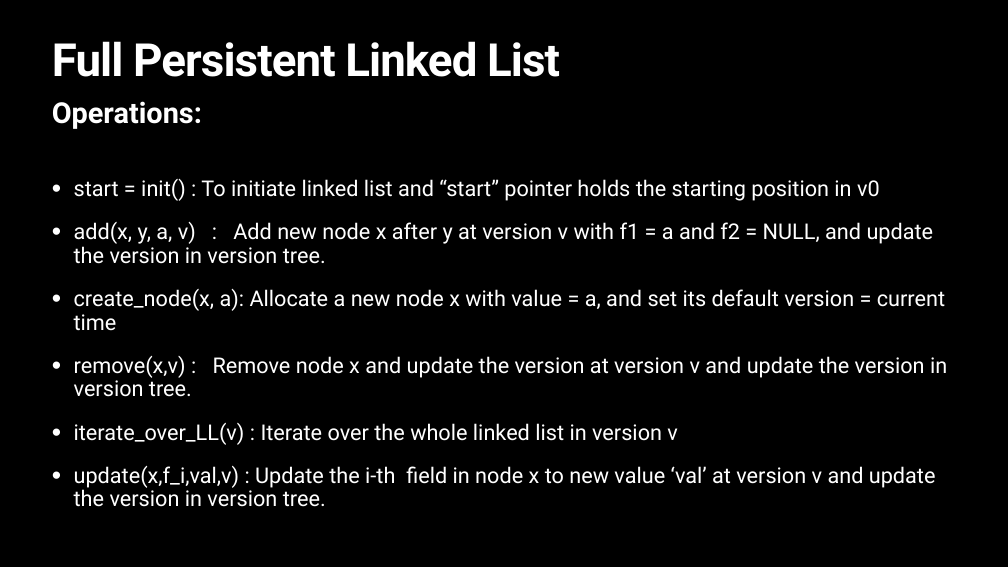
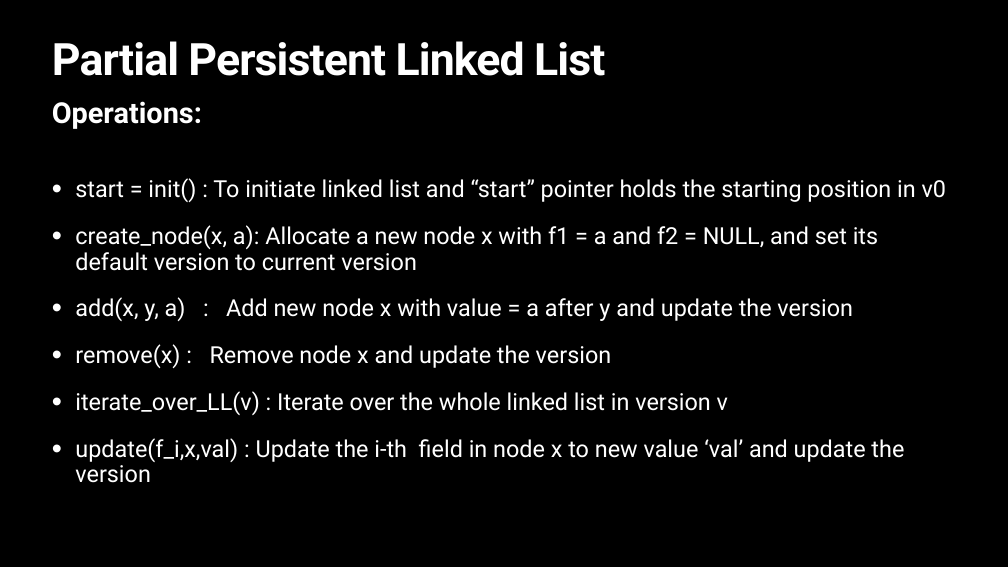
Before and after one commit to SirArthur7/PersistantDataStructure, a slide deck: slide 13 of Our_Presentation_slides/fullPersistentLL_pointerM.pptx (slide 2 before the commit). Drawn at 1008x567 pixels with LibreOffice and Linux fonts; fonts in the diff are those of the drawing. Boxes give left, top, right and bottom in pixels: in the first picture for what was removed or moved away, otherwise in the second. Text is boxed around its words. In the diff, an @@ line names an element or a change of style, - is before the commit and + after.

```diff
--- a/Our_Presentation_slides/fullPersistentLL_pointerM.pptx
+++ b/Our_Presentation_slides/fullPersistentLL_pointerM.pptx
@@ title at (52, 41, 605, 76): text changed; size 87 to 85 pt @@
-Full Persistent Linked List
+Partial Persistent Linked List
@@ text at (75, 178, 946, 415): size 41.3 to 44.6 pt in "start = init() : To initiate linked ...", "iterate_over_LL(v) : Iterate over the whole linked ..."; indent changed; more space between paragraphs @@
@@ text at (75, 225, 878, 368): text changed; size 41.3 to 44.6 pt @@
-• add(x, y, a, v) : Add new node x after y at version v with f1 = a and f2 = NULL, and update the version in version tree.
-• create_node(x, a): Allocate a new node x with value = a, and set its default version = current time
-• remove(x,v) : Remove node x and update the version at version v and update the version in version tree.
+• create_node(x, a): Allocate a new node x with f1 = a and f2 = NULL, and set its default version to current version
+• add(x, y, a) : Add new node x with value = a after y and update the version
+• remove(x) : Remove node x and update the version
@@ text at (75, 438, 904, 483): text changed; size 41.3 to 44.6 pt @@
-• update(x,f_i,val,v) : Update the i-th field in node x to new value ‘val’ at version v and update the version in version tree.
+• update(f_i,x,val) : Update the i-th field in node x to new value ‘val’ and update the version
```
Also in this commit, not shown: 17 other slides changed, 43 slides added, 60 slides removed, 11 other files.
